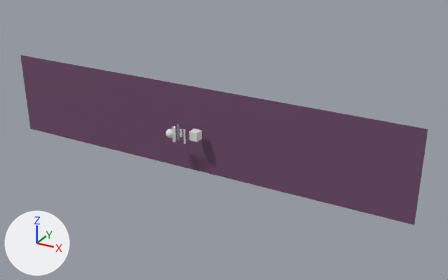
An edit to the glTF model public/models/tester-03.glb, drawn before and after from the same camera.
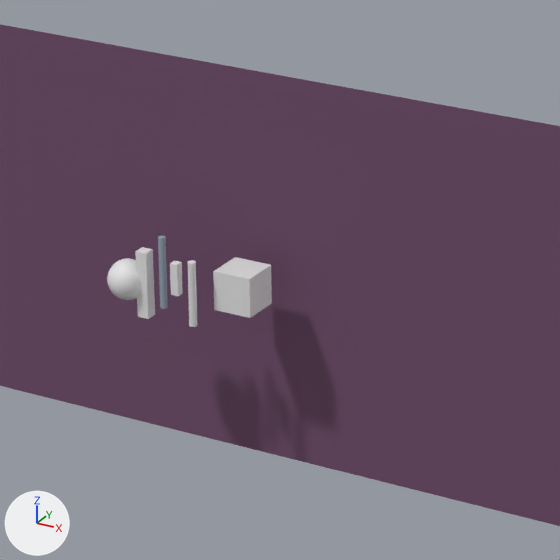
Old and new are each drawn whole from a 50 mm camera at (67.6, -103.6, 53.1) aimed at (7.7, 5.2, -1.4) and again close up on the part from 32% to 59% of the width and 26% to 70% of the height. The axes (+X, +Y, +Z) are drawn at lower left. The lights are the same throughout. Where no turn or scale is listed for an object, it has been applied to the vertices.

The older version as bpy lines, for what is in view:
```python
ob_cube = bpy.data.objects.new('Cube', me_cube_003)
ob_cube.location = (0.0, 0.0, 0.0)
ob_cube_001 = bpy.data.objects.new('Cube.001', me_cube_002)
ob_cube_001.location = (2.58, 1.81, 0.0)
ob_cube_002 = bpy.data.objects.new('Cube.002', me_cube_004)
ob_cube_002.location = (-1.77, 0.0, 0.0)
ob_cylinder = bpy.data.objects.new('Cylinder', me_cylinder)
ob_cylinder.location = (0.9, 0.0, -1.58)
ob_cylinder_001 = bpy.data.objects.new('Cylinder.001', me_cylinder_001)
ob_cylinder_001.location = (-0.74, 0.0, -0.94)
ob_plane = bpy.data.objects.new('Plane', me_plane_001)
ob_plane.location = (0.0, 4.36, 0.0)
ob_sphere = bpy.data.objects.new('Sphere', me_sphere)
ob_sphere.location = (-2.75, 0.0, 0.0)
```
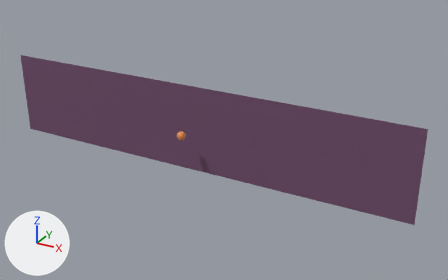
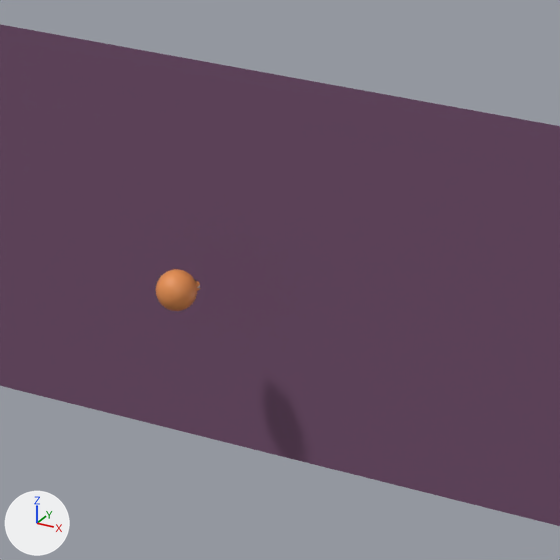
The change in detail:
Material 'Material.001' (mat_material_001) is new.
Its base color is (0.8, 0.282, 0.082) (orange #e79151).
Material 'Material.002' (mat_material_002) is new.
Its base color is (0.0, 0.0, 0.0) (black #000000).
Mesh me_sphere_006 is new.
It has 9405 vertices, 18736 faces and spans x -0.99..0.99, y -0.99..0.99, z -1.0..1.0.
Faces by material slot: [16432, 2304].
It uses material mat_material_001 (orange #e79151).
It uses material mat_material_002 (black #000000).
Object 'Cylinder.001' (ob_cylinder_001) is deleted.
Object 'Sphere' (ob_sphere) is deleted.
Object 'Cube' (ob_cube) is deleted.
Object 'Cube.002' (ob_cube_002) is deleted.
Object 'Cylinder' (ob_cylinder) is deleted.
Object 'Cube.001' (ob_cube_001) is deleted.
Object 'Head.001' (ob_head_001) is new; it shows me_sphere_006.
Its location is (0.0, 0.0, 0.0).

Where the change shows, as pixel boxes [x1, y1, x2, y2] in the close-ups (560 x 560 px):
'Cube.001', deleted
    before: [213, 257, 272, 318]
'Head.001', added (orange)
    after: [156, 269, 197, 311]
'Cube.002', deleted
    before: [135, 247, 155, 319]
'Sphere', deleted
    before: [107, 258, 141, 300]
'Cylinder.001', deleted
    before: [158, 236, 168, 309]
'Cylinder', deleted
    before: [187, 260, 198, 327]
'Cube', deleted
    before: [170, 261, 183, 296]
